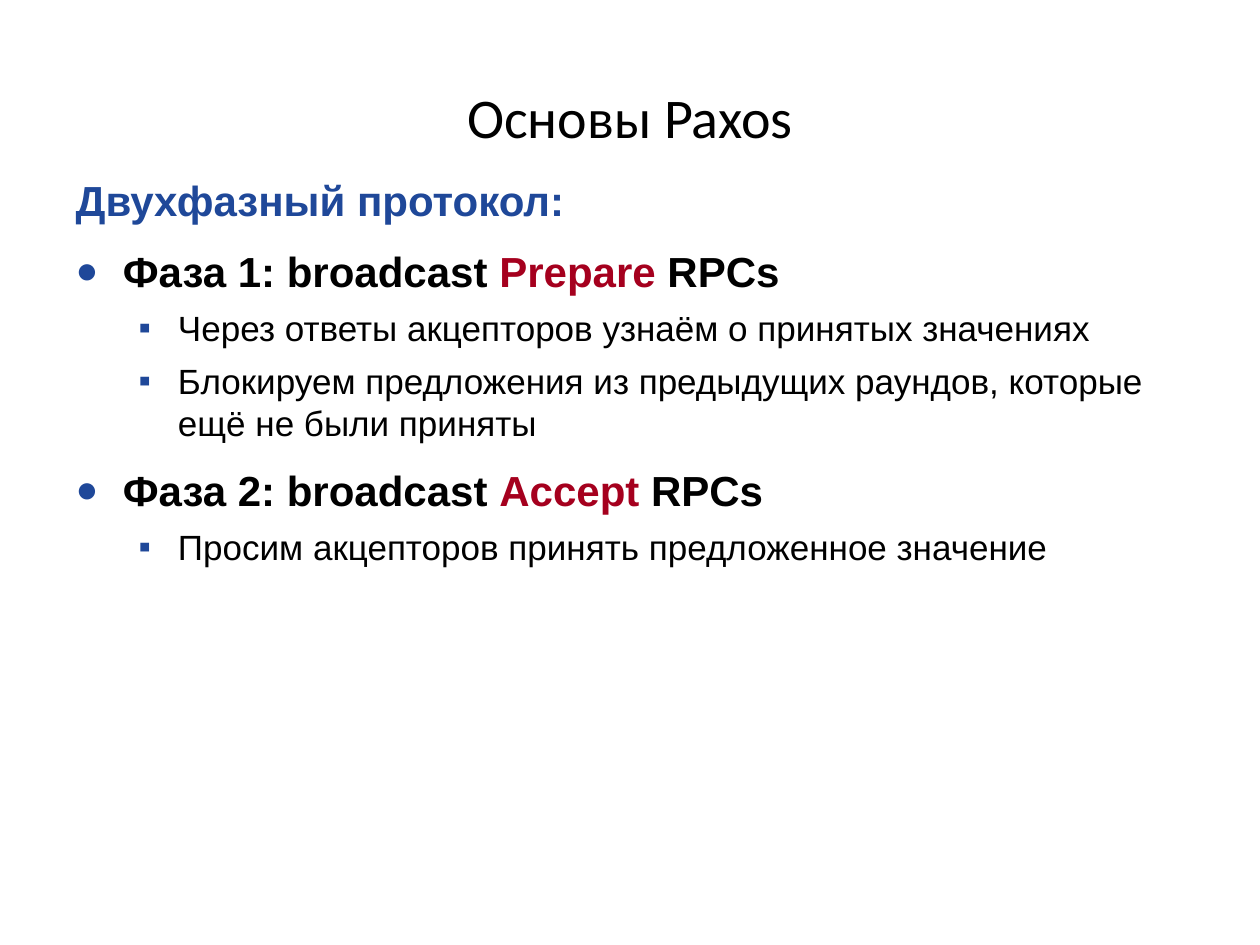
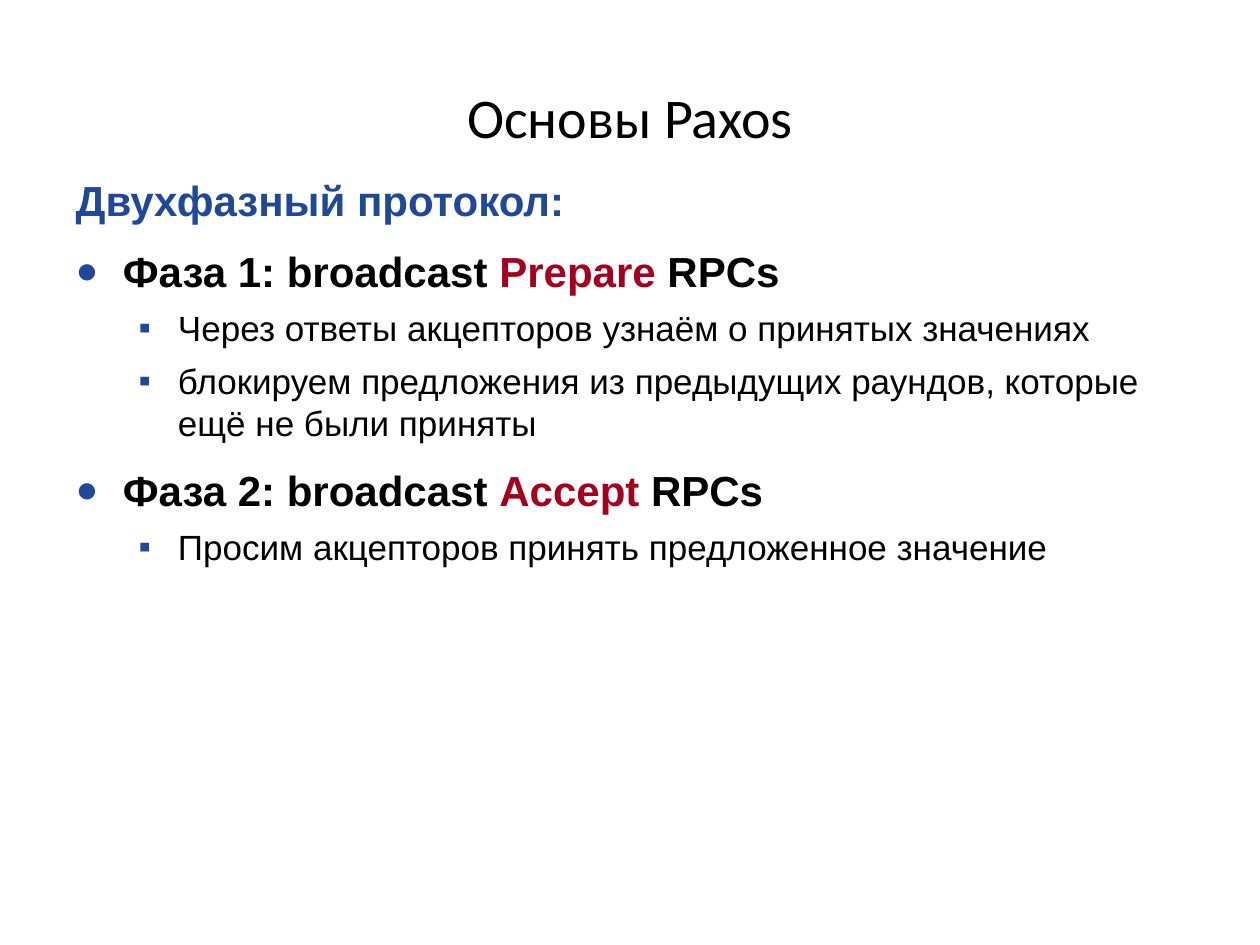
Before and after one commit to kostja/lectures, a slide deck: slide 12 of 2016/11_paxos.odp. Drawn at 1260x945 pixels with LibreOffice and Linux fonts; fonts in the diff are those of the drawing. Boxes give left, top, right and bottom in pixels: in the first picture for what was removed or moved away, otherwise in the second. Text is boxed around its words. In the diff, an @@ line names an element or a change of style, - is before the commit and + after.

```diff
--- a/2016/11_paxos.odp
+++ b/2016/11_paxos.odp
@@ text at (178,368,1139,442): text changed @@
-  ▪ Блокируем предложения из предыдущих раундов, которые ещё не были приняты
+  ▪ блокируем предложения из предыдущих раундов, которые ещё не были приняты
```
Also in this commit, not shown: 9 other slides changed, 1 slide added, 2 other files.
